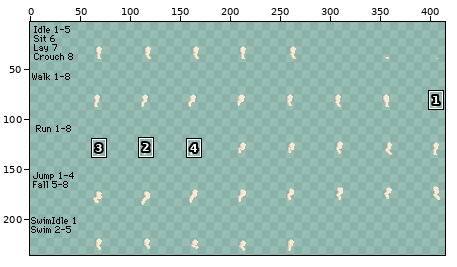
Two versions of one sprite sheet, humanoid/sbq/DreccanOfPaws/Dreccan/legs/hindlegBack.png. The picture above shows the old version from afar; the outline marks the close-up.
Close-up. First the earlier version:
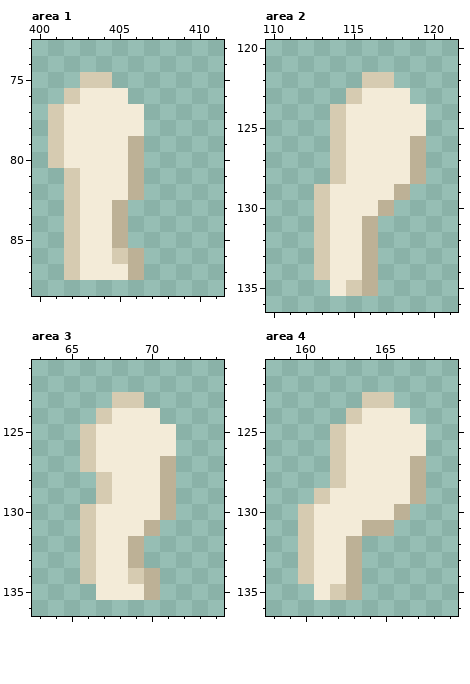
The file is 432x240 pixels. Shown: area 1: x 400..411, y 73..88; area 2: x 110..121, y 120..136; area 3: x 63..74, y 121..136; area 4: x 158..169, y 121..136. The wide view leaves out empty margins. The commit also changed other parts of the picture, which this record leaves out.
The result:
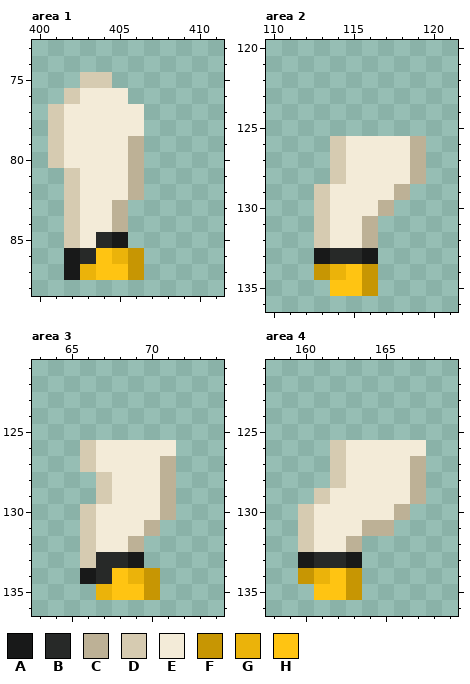
Palette (. is transparent): A #181919  B #272928  C #bdb196  D #d6cbb1  E #f3ebd8  F #c79603  G #ebb30a  H #ffc412
From old to new:
Area 1:
Colour C becomes colour A in row 85 at x 405.
Colour D becomes colour A in rows 86 to 87 at x 402.
Colour E becomes colour B in row 85 at x 404; in row 86 at x 403.
Colour C becomes colour F in rows 86 to 87 at x 406.
Colour D becomes colour G in row 86 at x 405.
Colour E becomes colour G in row 87 at x 403.
Colour E becomes colour H in row 86 at x 404; in row 87 at x 404 to 405.
Area 2:
Colour C becomes colour A in row 133 at x 116.
Colour D becomes colour A in row 133 at x 113.
Colour E becomes colour B in row 133 at x 114 to 115.
Colour C becomes colour F in rows 134 to 135 at x 116.
Colour D becomes colour F in row 134 at x 113.
Colour E becomes colour G in row 134 at x 114.
Colour D becomes colour H in row 135 at x 115.
Colour E becomes colour H in row 134 at x 115; in row 135 at x 114.
The author cleared colour D in row 122 at x 116 to 117; in row 123 at x 115; in rows 124 to 125 at x 114.
The author cleared colour E in row 123 at x 116 to 118; in rows 124 to 125 at x 115 to 119.
Area 3:
Colour C becomes colour A in row 133 at x 69.
Colour D becomes colour A in row 134 at x 66.
Colour E becomes colour B in row 133 at x 67 to 68; in row 134 at x 67.
Colour C becomes colour F in rows 134 to 135 at x 70.
Colour D becomes colour G in row 134 at x 69.
Colour E becomes colour G in row 135 at x 67.
Colour E becomes colour H in row 134 at x 68; in row 135 at x 68 to 69.
The author cleared colour D in row 123 at x 68 to 69; in row 124 at x 67; in row 125 at x 66.
The author cleared colour E in row 124 at x 68 to 70; in row 125 at x 67 to 71.
Area 4:
Colour C becomes colour A in row 133 at x 163.
Colour D becomes colour A in row 133 at x 160.
Colour E becomes colour B in row 133 at x 161 to 162.
Colour C becomes colour F in rows 134 to 135 at x 163.
Colour D becomes colour F in row 134 at x 160.
Colour E becomes colour G in row 134 at x 161.
Colour D becomes colour H in row 135 at x 162.
Colour E becomes colour H in row 134 at x 162; in row 135 at x 161.
The author cleared colour D in row 123 at x 164 to 165; in row 124 at x 163; in row 125 at x 162.
The author cleared colour E in row 124 at x 164 to 166; in row 125 at x 163 to 167.
